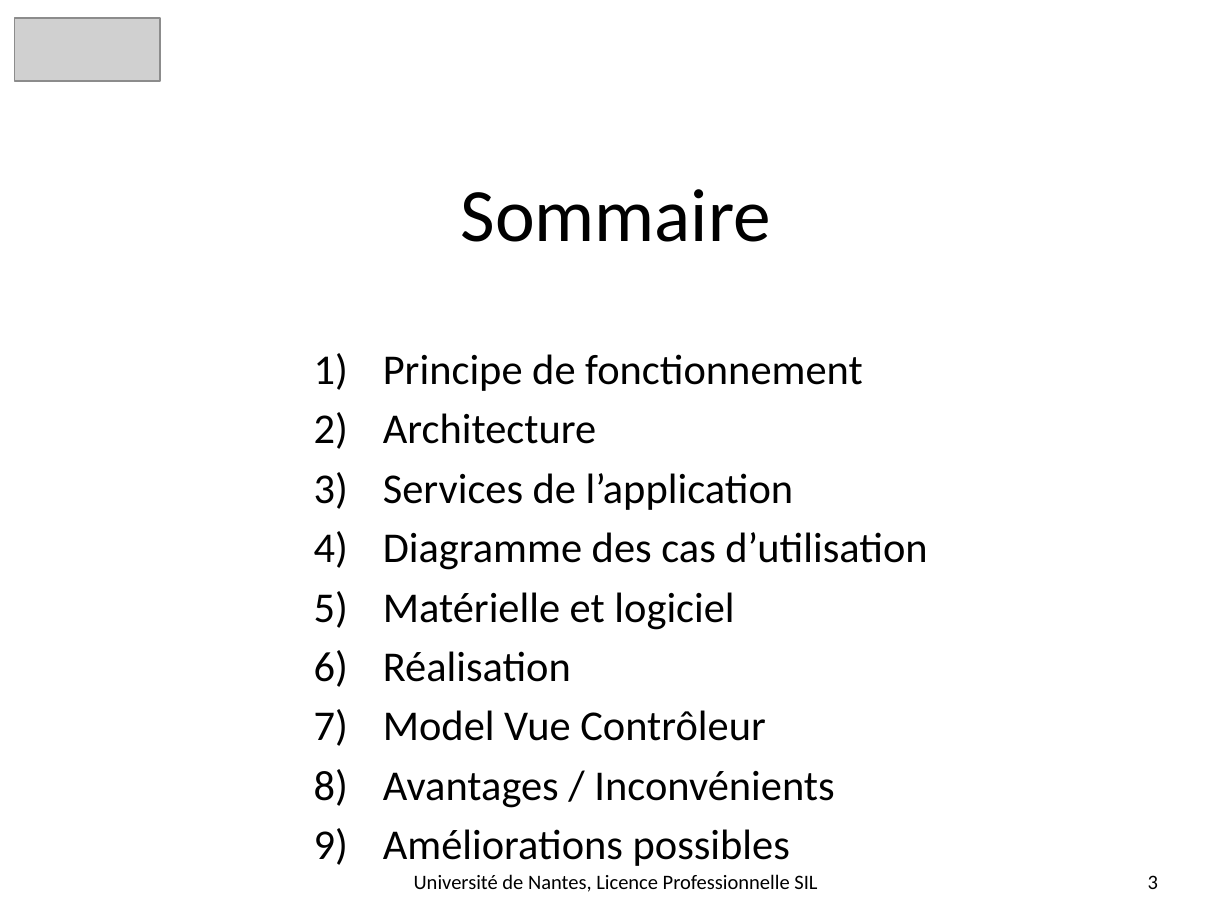
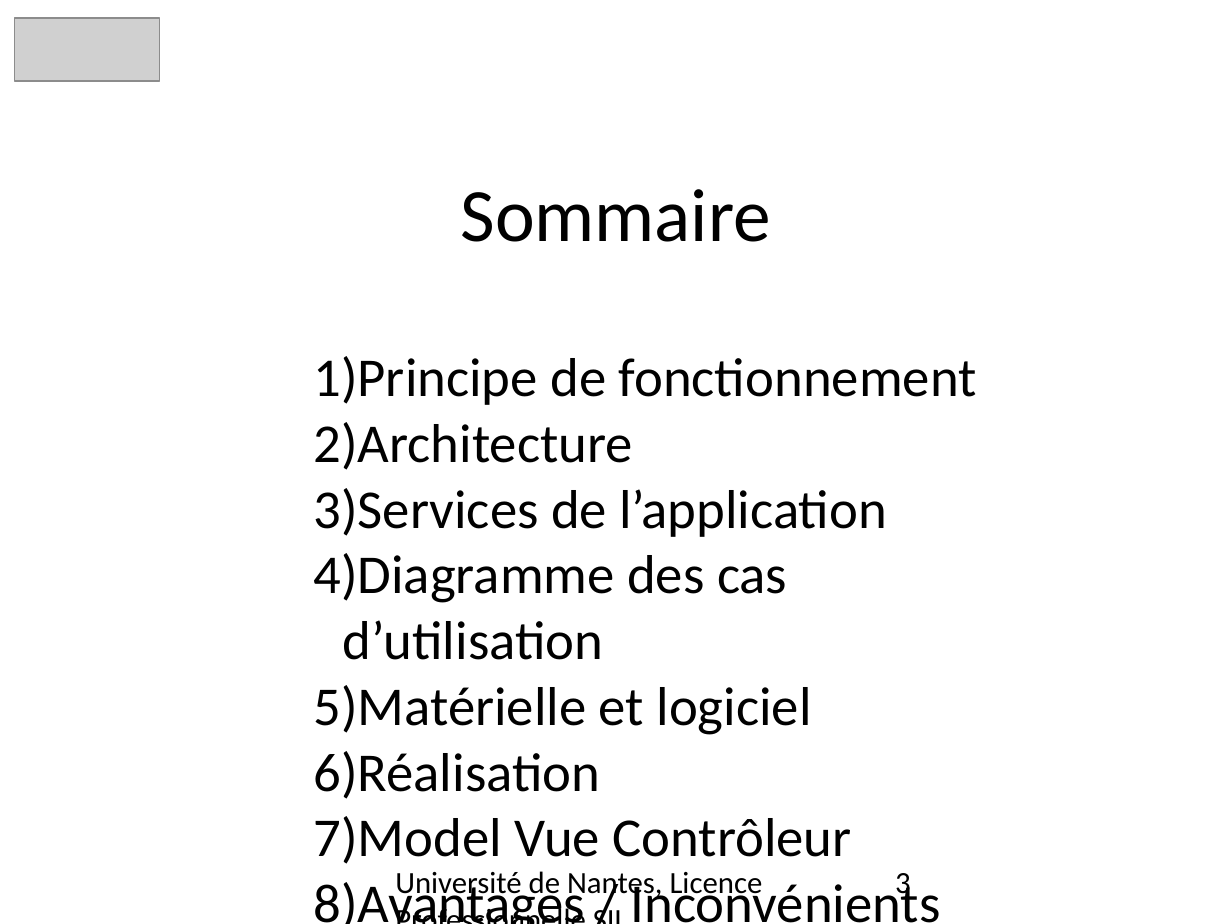
Before and after one commit to LeonardoALARCON/progr3, a slide deck: slide 3 of Documentation/DiapoProg3/PresentationProg3.pptx. Drawn at 1232x924 pixels with LibreOffice and Linux fonts; fonts in the diff are those of the drawing; grey boxes stand for pictures; background and template pictures are left out. Boxes give left, top, right and bottom in pixels: in the first picture for what was removed or moved away, otherwise in the second. Text is boxed around its words. In the diff, an @@ line names an element or a change of style, - is before the commit and + after.

Commit message:
Ajouté images des diagrammes et les ajouté à la présentation PWP

```diff
--- a/Documentation/DiapoProg3/PresentationProg3.pptx
+++ b/Documentation/DiapoProg3/PresentationProg3.pptx
@@ text "Principe de fonctionnement" at (x1=313, y1=356, x2=977, y2=924): size 24.8 to 32 pt; indent changed; less space between paragraphs @@
@@ text "Université de Nantes, Licence Professionnelle ..." at (x1=395, y1=871, x2=763, y2=901): size 12 to 18 pt; alignment centre to left; vertical alignment middle to top @@
@@ page number at (x1=895, y1=873, x2=911, y2=901): size 12 to 18 pt; alignment right to left; vertical alignment middle to top @@
```
Also in this commit, not shown: 19 other slides changed, 9 other files.
